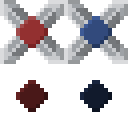
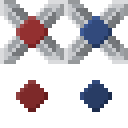
The second 128 × 128 image is a revision of the first. Changes to its layers:
added layer "Layer 5" (70%) above "Layer 4" over left=80, top=80, right=112, bottom=112
added layer "Layer 6" (70%) above "Layer 2" over left=16, top=80, right=48, bottom=112
